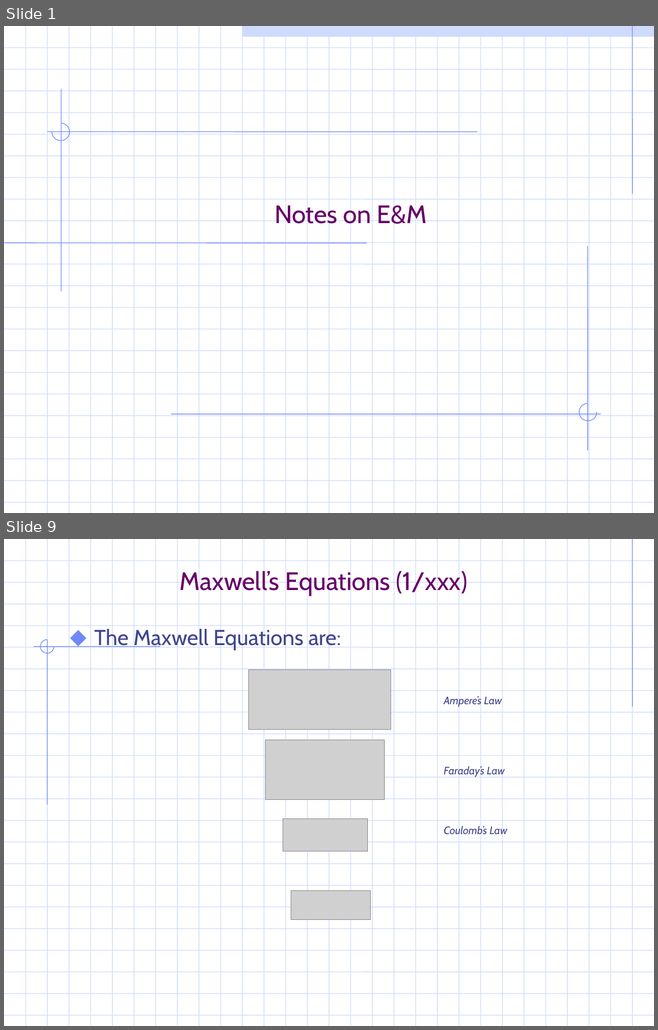
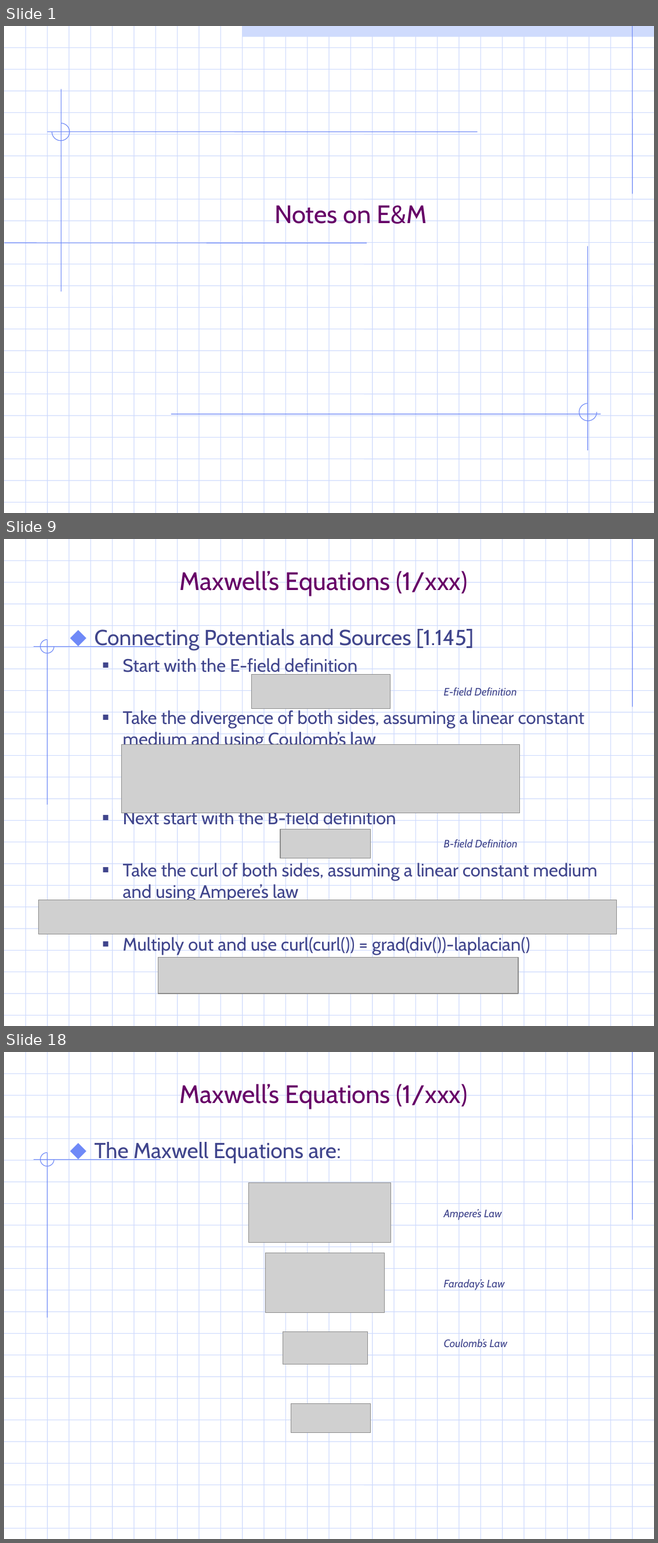
Before and after one commit to gravmath/Projects, a slide deck: PowerPoint/EM_notes.ppt. Shown one above the other, each under a label of ours: slides 1 and 9 before the commit, slides 1, 9 and 18 after it; the slides between them are not shown. The pictures are 658x1030 and 658x1543 pixels, drawn with LibreOffice and Linux fonts; fonts in the diff are those of the drawing; grey boxes stand for pictures; background and template pictures are left out. Boxes give left, top, right and bottom in pixels: in the first picture for what was removed or moved away, otherwise in the second. Text is boxed around its words. In the diff, an @@ line names an element or a change of style, - is before the commit and + after.

```diff
--- a/PowerPoint/EM_notes.ppt
+++ b/PowerPoint/EM_notes.ppt
@@ slide 9 added at (x1=4, y1=539, x2=654, y2=1026), background #FFFFFF; not listed: 55 template elements that a slide beside it also shows @@
@@ title added at (x1=180, y1=569, x2=467, y2=596), 28 pt, text #660066 @@
+Maxwell’s Equations (1/xxx)
@@ text added at (x1=94, y1=627, x2=597, y2=955), 20 pt, text #40458C @@
+⬥ Connecting Potentials and Sources [1.145]
+  ■ Start with the E-field definition
+  ■ Take the divergence of both sides, assuming a linear constant medium and using Coulomb’s law
+  ■ Next start with the B-field definition
+  ■ Take the curl of both sides, assuming a linear constant medium and using Ampere’s law
+  ■ Multiply out and use curl(curl()) = grad(div())-laplacian()
@@ picture added at (x1=252, y1=674, x2=390, y2=708) @@
@@ text added at (x1=444, y1=687, x2=517, y2=699), 12 pt, text #40458C, italic @@
+E-field Definition
@@ picture added at (x1=122, y1=745, x2=520, y2=814) @@
@@ picture added at (x1=280, y1=830, x2=371, y2=858) @@
@@ text added at (x1=444, y1=838, x2=517, y2=850), 12 pt, text #40458C, italic @@
+B-field Definition
@@ picture added at (x1=38, y1=900, x2=616, y2=935) @@
@@ picture added at (x1=158, y1=957, x2=518, y2=994) @@
@@ what was slide 9 is now slide 18 @@
```
Also in this commit, not shown: 8 slides changed, 7 other slides added, 11 other files.
